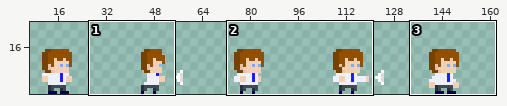
Sprite sheet: assets/player/alex_attack_sheet.png. The first picture is a wide view before the edit; the outline marks the close-up.
Close-up. Before the commit:
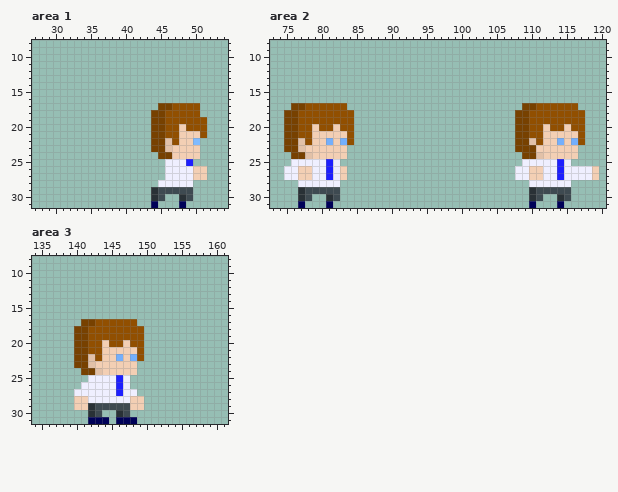
The file is 192x32 pixels. Colours within 5 levels of each other are drawn and written as one. Shown: area 1: x 27..54, y 8..31; area 2: x 73..120, y 8..31; area 3: x 134..161, y 8..31. The old version is drawn lined up with the new one. The wide view leaves out empty margins.
Now the later version:
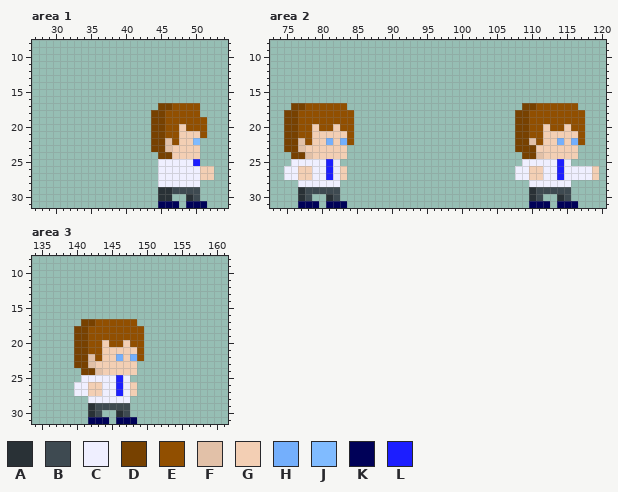
Palette (. is transparent): A #293136  B #3e4a51  C #efefff  D #774100  E #914f00  F #e2c1a8  G #f3cfb4  H #74affc  J #80bbff  K #000158  L #1c1eff
Difference:
drawings rearranged on the sheet (the old picture shows each at its new place; 1 dropped ones are not shown)
Area 1:
There is now colour A in row 30 at x 46.
The edit turns colour B into colour A in row 29 at x 45 to 46; in row 30 at x 45 and 49.
There is now colour B in rows 29 to 30 at x 50.
There is now colour C in rows 25 to 27 at x 45; in row 28 at x 50.
The edit turns colour G into colour C in rows 26 to 27 at x 50.
The edit turns colour L into colour C in row 25 at x 49.
There is now colour G in rows 26 to 27 at x 52.
There is now colour K in row 31 at x 45 to 47 and 49 to 51.
There is now colour L in row 25 at x 50.
The author cleared colour A in row 29 at x 44; in row 30 at x 44 and 48.
The author cleared colour K in row 31 at x 44 and 48.
Area 2:
There is now colour K in row 31 at x 78 to 79, 82 to 83, 111 to 112 and 115 to 116.
Area 3:
There is now colour C in row 25 at x 141; in row 26 at x 140.
There is now colour G in row 26 at x 148.
The edit turns colour C into colour G in row 26 at x 142 to 143; in row 27 at x 142 to 143 and 148.
The author cleared colour G in rows 28 to 29 at x 140 to 141 and 148 to 149.
Changed places in both close-ups, as pixel boxes (x1, y1, x2, y2):
changed: (151, 159, 214, 208)
added: (305, 201, 347, 208)
added: (536, 201, 578, 208)
changed: (74, 375, 144, 410)
